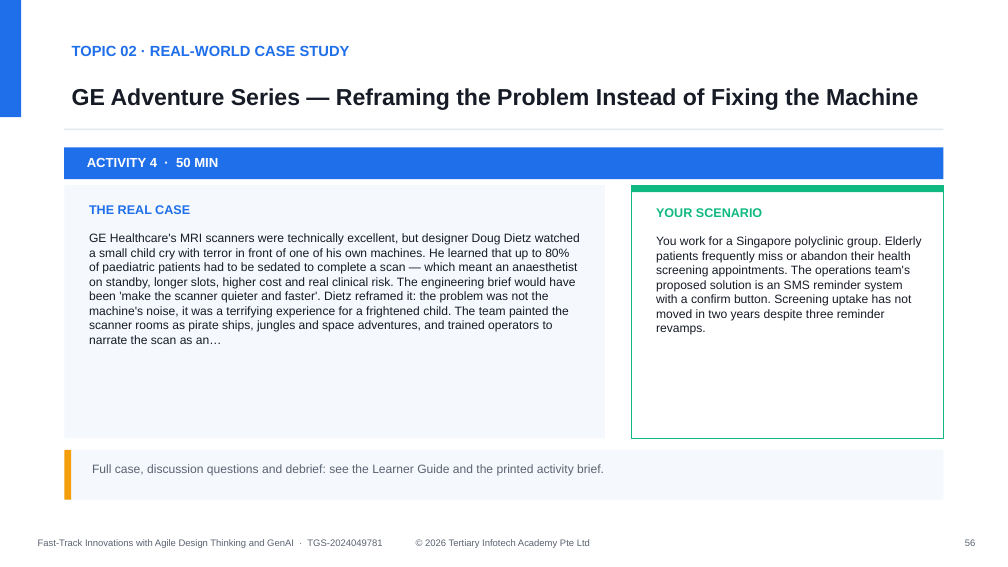
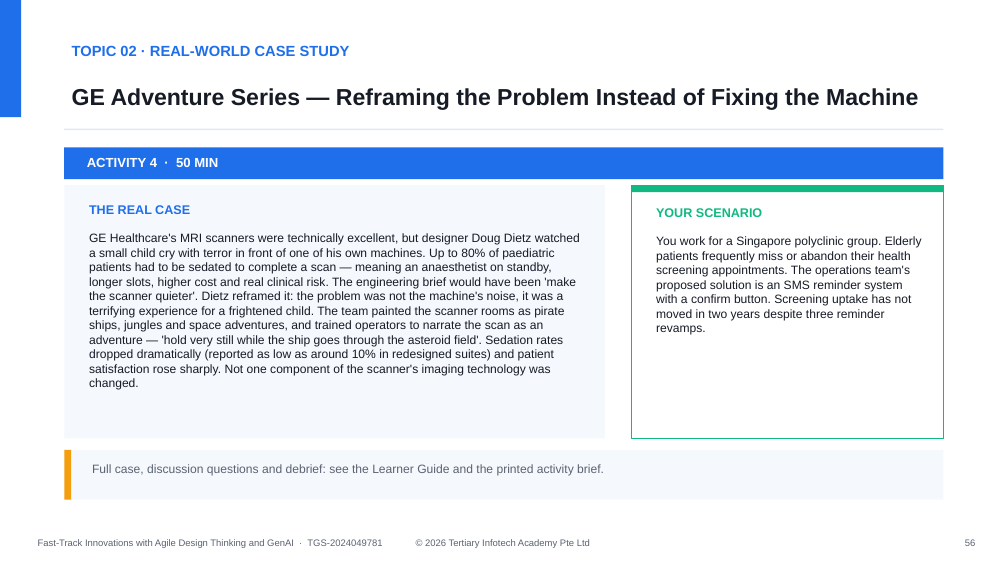
Before and after one commit to tertiarycourses/TGS-2024049781-Fast-Track-Innovations-with-Agile-Design-Thinking-and-Generative-AI, a slide deck: slide 56 of courseware/Fast-Track Innovations with Agile Design Thinking and GenAI-v4.0.pptx. Drawn at 1008x567 pixels with LibreOffice and Linux fonts; fonts in the diff are those of the drawing. Boxes give left, top, right and bottom in pixels: in the first picture for what was removed or moved away, otherwise in the second. Text is boxed around its words. In the diff, an @@ line names an element or a change of style, - is before the commit and + after.

```diff
--- a/courseware/Fast-Track Innovations with Agile Design Thinking and GenAI-v4.0.pptx
+++ b/courseware/Fast-Track Innovations with Agile Design Thinking and GenAI-v4.0.pptx
@@ text at [89,233,580,390]: text changed @@
-GE Healthcare's MRI scanners were technically excellent, but designer Doug Dietz watched a small child cry with terror in front of one of his own machines. He learned that up to 80% of paediatric patients had to be sedated to complete a scan — which meant an anaesthetist on standby, longer slots, higher cost and real clinical risk. The engineering brief would have been 'make the scanner quieter and faster'. Dietz reframed it: the problem was not the machine's noise, it was a terrifying experience for a frightened child. The team painted the scanner rooms as pirate ships, jungles and space adventures, and trained operators to narrate the scan as an…
+GE Healthcare's MRI scanners were technically excellent, but designer Doug Dietz watched a small child cry with terror in front of one of his own machines. Up to 80% of paediatric patients had to be sedated to complete a scan — meaning an anaesthetist on standby, longer slots, higher cost and real clinical risk. The engineering brief would have been 'make the scanner quieter'. Dietz reframed it: the problem was not the machine's noise, it was a terrifying experience for a frightened child. The team painted the scanner rooms as pirate ships, jungles and space adventures, and trained operators to narrate the scan as an adventure — 'hold very still while the ship goes through the asteroid field'. Sedation rates dropped dramatically (reported as low as around 10% in redesigned suites) and patient satisfaction rose sharply. Not one component of the scanner's imaging technology was changed.
```
Also in this commit, not shown: 15 other slides changed, 30 other files.
